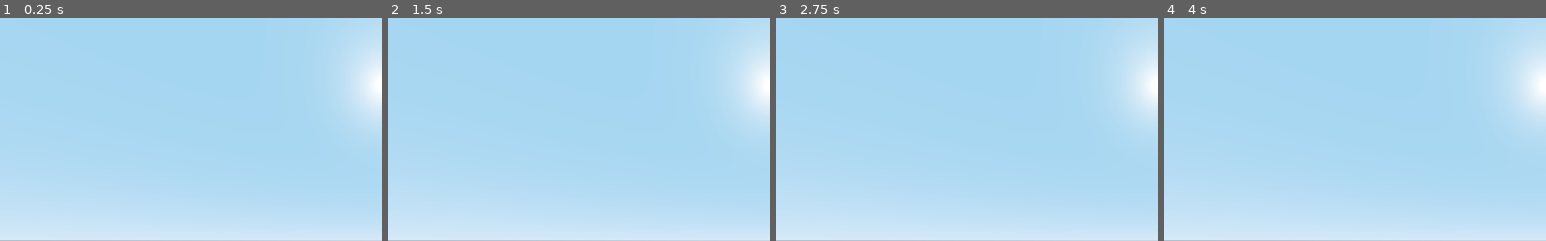
Above: before the commit, frames 1-4 (left to right).
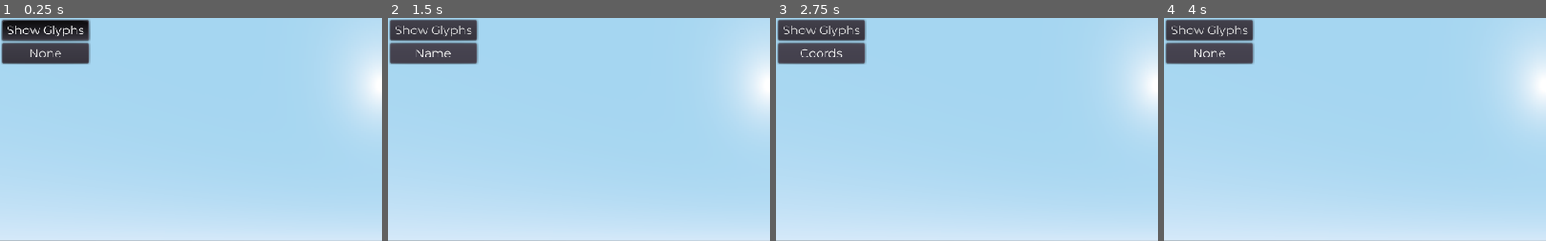
Above: after the commit, the same moments.

Repository: GentlemadScientist/se_glyphs
Game: Godot game, scene res://main.tscn
Two runs of this game, one before a commit and one after it. Both use one fixed random seed, a clock stepped at 60 frames per second and the inputs below.
Inputs (mouse positions are % of the whole screen's width and height, from its top left):
- Up to frame 1 (0.25 s): no input
- Up to frame 2 (1.5 s): click (6, 3) at 0.5 s, where only the run after the commit has a clickable "Show Glyphs"; click (6, 8) at 1.25 s, where only the run after the commit has a clickable "None"
- Up to frame 3 (2.75 s): click (6, 8) at 2 s, where only the run after the commit has a clickable "Name"
- Up to frame 4 (4 s): click (6, 8) at 2.75 s, where only the run after the commit has a clickable "Coords"; click (6, 8) at 3.5 s, where only the run after the commit has a clickable "Codename"
The pictures show only the part of the screen within x 0-50%, y 0-50%; the shares and areas given below are measured in that part.

The runs differ from the first frame. In frame 1, 4.8% of the frame differs, in the area x 0-24%, y 0-21%; in frame 2, 4.8%; in frame 3, 4.8%; in frame 4, 4.8%.

Commit message:
Display features

Diff:
--- a/Camera.gd
+++ b/Camera.gd
@@ -11,7 +11,7 @@
 var _velocity = Vector3(0.0, 0.0, 0.0)
 var _acceleration = 30
 var _deceleration = -10
-var _vel_multiplier = 4
+var _vel_multiplier = 20
 
 # Keyboard state
 var _w = false
@@ -32,9 +32,9 @@
 			BUTTON_RIGHT: # Only allows rotation if right click down
 				Input.set_mouse_mode(Input.MOUSE_MODE_CAPTURED if event.pressed else Input.MOUSE_MODE_VISIBLE)
 			BUTTON_WHEEL_UP: # Increases max velocity
-				_vel_multiplier = clamp(_vel_multiplier * 1.1, 0.2, 20)
+				_vel_multiplier = clamp(_vel_multiplier * 1.1, 1, 40)
 			BUTTON_WHEEL_DOWN: # Decereases max velocity
-				_vel_multiplier = clamp(_vel_multiplier / 1.1, 0.2, 20)
+				_vel_multiplier = clamp(_vel_multiplier / 1.1, 1, 40)
 
 	# Receives key input
 	if event is InputEventKey:
--- /dev/null
+++ b/assets/default_theme.tres
@@ -0,0 +1,9 @@
+[gd_resource type="Theme" load_steps=3 format=2]
+
+[ext_resource path="res://assets/fonts/Montserrat-Regular.ttf" type="DynamicFontData" id=1]
+
+[sub_resource type="DynamicFont" id=1]
+font_data = ExtResource( 1 )
+
+[resource]
+default_font = SubResource( 1 )
--- a/global.gd
+++ b/global.gd
@@ -1,8 +1,18 @@
 extends Node
 
-var scale_multiplier = 0.3
+var scale_multiplier = 10
 var selected_material = init_selected_material()
 var selected_material_link = init_selected_material_link()
+var font = init_default_dynamic_font()
+
+var display_button_states = ["None", "Name", "Coords", "Codename"]
+var display_button_current_state = 0
+
+func get_next_state(el, array: Array):
+	if el >= array.size() - 1:
+		return 0
+	else:
+		return el + 1
 
 func init_selected_material():
 	var mat = SpatialMaterial.new()
@@ -14,6 +24,16 @@
 	mat.albedo_color = Color(0.4, 0.6, 1, 1.0)
 	return mat
 
+func init_default_dynamic_font():
+	var _font = DynamicFont.new()
+	var font_data = DynamicFontData.new()
+	font_data.font_path = "res://assets/fonts/Montserrat-Regular.ttf"
+	font_data.antialiased = true
+	_font.font_data = font_data;
+
+	_font.use_filter = true
+	return _font
+
 func settings():
 	return {
 		"selected_color": "a"
--- a/glyph_image.gd
+++ b/glyph_image.gd
@@ -1,11 +1,12 @@
 extends Sprite3D
 
 func _process(delta):
-	var dir = Vector3() # Relative position of the sprite related to the sphere
-	var cam_basis = get_viewport().get_camera().get_global_transform().basis
+	if self.visible:
+		var dir = Vector3() # Relative position of the sprite related to the sphere
+		var cam_basis = get_viewport().get_camera().get_global_transform().basis
 
-	dir += cam_basis[0] # One to the right
-	dir += cam_basis[1] # One to the top
-	#dir += cam_basis[2] # One to the top
-	dir = dir.normalized() * $"/root/Global".scale_multiplier
-	self.transform.origin = dir
+		dir += cam_basis[0] # One to the right
+		dir += cam_basis[1] # One to the top
+		dir += cam_basis[2] # One towards the camera
+		dir = dir.normalized() * $"/root/Global".scale_multiplier / 4
+		self.transform.origin = dir
--- /dev/null
+++ b/glyph_label.gd
@@ -0,0 +1,10 @@
+extends Label3D
+
+func _process(delta):
+	if self.visible:
+		var cam_basis = get_viewport().get_camera().get_global_transform().basis
+
+		var dir = get_viewport().get_camera().get_global_transform().origin - get_parent().transform.origin
+		dir = dir.normalized() * $"/root/Global".scale_multiplier / 4
+
+		self.transform.origin = dir
--- /dev/null
+++ b/gui_button_display.gd
@@ -0,0 +1,8 @@
+extends Button
+
+func _ready():
+	connect("button_down", get_node("/root/Main/symbol_3d_space"), "_on_display_button_pressed", [self])
+	self.text = $"/root/Global".display_button_states[$"/root/Global".display_button_current_state]
+
+func _pressed():
+	self.text = $"/root/Global".display_button_states[$"/root/Global".display_button_current_state]
--- /dev/null
+++ b/gui_glyphs_button.gd
@@ -0,0 +1,4 @@
+extends Button
+
+func _ready():
+	connect("toggled", get_node("/root/Main/symbol_3d_space"), "_on_glyphs_button_pressed")
--- a/main.gd
+++ b/main.gd
@@ -11,6 +11,7 @@
 		load_data(body.get_string_from_utf8())
 
 func load_data(content):
+	unload_data()
 	if content.length() == 0:
 		return
 	var json = JSON.parse(content)
@@ -19,49 +20,76 @@
 	var glyph_script = preload("res://glyph_image.gd")
 	var glyph_area_script = preload("res://glyph_area.gd")
 	var collision_shape_script = preload("res://collision_shape.gd")
+	var label_script = preload("res://glyph_label.gd")
 
-	var vec_scale = Vector3($"/root/Global".scale_multiplier, $"/root/Global".scale_multiplier, $"/root/Global".scale_multiplier)
+	var vec_scale = $"/root/Global".scale_multiplier / 3 * Vector3(1,1,1)
 
 	for key in json.result:
 		var data = json.result[key]
+		var nodes = {}; # A reference to all new nodes, to be able to delete them
 
 		if data.coord.x == 0 && data.coord.y == 0 && data.coord.z == 0 && data.se_code != 64:
+			data.nodes = {}
 			glyphs[key] = data
 			continue # Undefined coords, still add to the db but do not display
 
 		# Generate an instance of symbol with all data
 		var symbol = Position3D.new()
-		symbol.transform.origin = Vector3(data.coord.x, data.coord.y, data.coord.z)
+		nodes.symbol = symbol
+		symbol.transform.origin = $"/root/Global".scale_multiplier * Vector3(data.coord.x, data.coord.y, data.coord.z)
 
 		var glyph_image = Sprite3D.new()
+		nodes.glyph_image = glyph_image
 		var texture = load(str("res://assets/glyph-a-",data.se_code,".png"))
 		glyph_image.texture = texture
 		glyph_image.billboard = SpatialMaterial.BILLBOARD_ENABLED
 		glyph_image.set_script(glyph_script)
 		glyph_image.scale = vec_scale
-
 		symbol.add_child(glyph_image)
 
+		var glyph_label = Label3D.new()
+		nodes.glyph_label = glyph_label
+		glyph_label.font = $"/root/Global".font
+		glyph_label.font.size = 3 * $"/root/Global".scale_multiplier
+
+		#glyph_label.text = str(data.coord.x,"\n",data.coord.y,"\n",data.coord.z) # Set dynamically
+		glyph_label.billboard = SpatialMaterial.BILLBOARD_ENABLED
+		glyph_label.modulate = Color(0, 0, 0, 1)
+		glyph_label.set_script(label_script)
+		symbol.add_child(glyph_label)
+
 		var area = Area.new()
+		nodes.area = area
 		area.set_script(glyph_area_script)
 
 		var sphere = MeshInstance.new()
+		nodes.sphere = sphere
 		sphere.mesh = SphereMesh.new()
+		nodes.sphere_mesh = sphere.mesh
 		sphere.scale = vec_scale / 2
 		area.add_child(sphere)
-		data.sphere = sphere
 
 		area.connect("input_event", self, "_on_glyph_area_input_event", [key, sphere])
 
 		var collision = CollisionShape.new()
+		nodes.collision = collision
 		var sphereShape = SphereShape.new()
+		nodes.collision_sphereShape = sphereShape
 		collision.shape = sphereShape
 		collision.scale = vec_scale / 2
 		collision.set_script(collision_shape_script)
 		area.add_child(collision)
 		symbol.add_child(area)
 		add_child(symbol)
+		data.nodes = nodes
 		glyphs[key] = data
+
+func unload_data():
+	# Delete all instances
+	for key in glyphs:
+		if "nodes" in glyphs[key]:
+			glyphs[key].nodes.symbol.queue_free()
+	glyphs = {}
 
 func draw_grid():
 	pass
@@ -90,8 +118,8 @@
 	# This is (for some reason) called before children's input_event. So we want to reset the state here, and handle special case inside input_event
 	if event is InputEventMouseButton and event.pressed and event.button_index == BUTTON_LEFT:
 		for key in glyphs:
-			if "sphere" in glyphs[key]:
-				glyphs[key].sphere.material_override = null
+			if "nodes" in glyphs[key] && "sphere" in glyphs[key].nodes:
+				glyphs[key].nodes.sphere.material_override = null
 
 func _on_glyph_area_input_event(camera, event, position, normal, shape_idx, glyph_key:String, sphere: MeshInstance):
 	if event is InputEventMouseButton and event.pressed and event.button_index == BUTTON_LEFT:
@@ -101,7 +129,28 @@
 		if glyphs[glyph_key].links.length() > 0:
 			for link_key in glyphs[glyph_key].links.split(","):
 				if link_key.length() > 0 && link_key != "?":
-					if "sphere" in glyphs[link_key]:
-						glyphs[link_key].sphere.material_override = $"/root/Global".selected_material_link
+					if "nodes" in glyphs[link_key] && "sphere" in glyphs[link_key].nodes:
+						glyphs[link_key].nodes.sphere.material_override = $"/root/Global".selected_material_link
 
 	pass # Replace with function body.
+
+
+func _on_glyphs_button_pressed(button_pressed):
+	for key in glyphs:
+		if "glyph_image" in glyphs[key].nodes:
+			glyphs[key].nodes.glyph_image.visible = button_pressed;
+	pass # Replace with function body.
+
+func _on_display_button_pressed(button: Button):
+	$"/root/Global".display_button_current_state = $"/root/Global".get_next_state($"/root/Global".display_button_current_state, $"/root/Global".display_button_states)
+	var next_state = $"/root/Global".get_next_state($"/root/Global".display_button_current_state, $"/root/Global".display_button_states)
+	for key in glyphs:
+		if "glyph_label" in glyphs[key].nodes:
+			if $"/root/Global".display_button_current_state == 0: # None
+				glyphs[key].nodes.glyph_label.text = ""
+			elif $"/root/Global".display_button_current_state == 1: # Name
+				glyphs[key].nodes.glyph_label.text = glyphs[key].cartouche
+			elif $"/root/Global".display_button_current_state == 2: # Coords
+				glyphs[key].nodes.glyph_label.text = str(glyphs[key].coord.x, "\n", glyphs[key].coord.y, "\n", glyphs[key].coord.z)
+			elif $"/root/Global".display_button_current_state == 3: # Codename
+				glyphs[key].nodes.glyph_label.text = glyphs[key].codename
--- a/main.tscn
+++ b/main.tscn
@@ -6,16 +6,71 @@
 [ext_resource path="res://glyph_image.gd" type="Script" id=4]
 [ext_resource path="res://glyph_area.gd" type="Script" id=5]
 [ext_resource path="res://collision_shape.gd" type="Script" id=6]
+[ext_resource path="res://glyph_label.gd" type="Script" id=7]
+[ext_resource path="res://assets/default_theme.tres" type="Theme" id=8]
+[ext_resource path="res://gui_glyphs_button.gd" type="Script" id=9]
+[ext_resource path="res://gui_button_display.gd" type="Script" id=10]
 
 [sub_resource type="SphereMesh" id=8]
 
 [sub_resource type="SphereShape" id=7]
+
+[sub_resource type="DynamicFontData" id=9]
+font_path = "res://assets/fonts/Montserrat-Regular.ttf"
+
+[sub_resource type="DynamicFont" id=10]
+size = 103
+use_filter = true
+font_data = SubResource( 9 )
 
 [sub_resource type="SpatialMaterial" id=2]
 
 [sub_resource type="ShaderMaterial" id=3]
 
 [node name="Main" type="Node"]
+
+[node name="GUI" type="MarginContainer" parent="."]
+anchor_left = 0.053
+anchor_right = 0.079
+anchor_bottom = 0.105
+margin_left = -51.272
+margin_top = 3.0
+margin_right = 38.104
+margin_bottom = 43.0
+theme = ExtResource( 8 )
+
+[node name="Background" type="NinePatchRect" parent="GUI"]
+margin_right = 116.0
+margin_bottom = 103.0
+
+[node name="sections" type="VBoxContainer" parent="GUI"]
+margin_right = 116.0
+margin_bottom = 103.0
+
+[node name="glyphs" type="MarginContainer" parent="GUI/sections"]
+margin_right = 116.0
+margin_bottom = 27.0
+
+[node name="Button" type="Button" parent="GUI/sections/glyphs"]
+margin_right = 116.0
+margin_bottom = 27.0
+focus_mode = 0
+toggle_mode = true
+pressed = true
+text = "Show Glyphs"
+script = ExtResource( 9 )
+
+[node name="display" type="MarginContainer" parent="GUI/sections"]
+margin_top = 31.0
+margin_right = 116.0
+margin_bottom = 58.0
+
+[node name="Button" type="Button" parent="GUI/sections/display"]
+margin_right = 116.0
+margin_bottom = 27.0
+focus_mode = 0
+text = "Show Glyphs"
+script = ExtResource( 10 )
 
 [node name="symbol_3d_space" type="Spatial" parent="."]
 script = ExtResource( 1 )
@@ -24,15 +79,16 @@
 timeout = 10.0
 
 [node name="symbol" type="Position3D" parent="symbol_3d_space"]
-visible = false
 
 [node name="glyph_image" type="Sprite3D" parent="symbol_3d_space/symbol"]
 transform = Transform( 1, 0, 0, 0, 1, 0, 0, 0, 1, 1, 1, 1 )
+visible = false
 billboard = 1
 texture = ExtResource( 2 )
 script = ExtResource( 4 )
 
 [node name="glyph_area" type="Area" parent="symbol_3d_space/symbol"]
+visible = false
 script = ExtResource( 5 )
 
 [node name="MeshInstance" type="MeshInstance" parent="symbol_3d_space/symbol/glyph_area"]
@@ -45,8 +101,21 @@
 shape = SubResource( 7 )
 script = ExtResource( 6 )
 
+[node name="Label3D" type="Label3D" parent="symbol_3d_space/symbol"]
+transform = Transform( 1, 0, 0, 0, 1, 0, 0, 0, 1, -1, 1, 1 )
+visible = false
+billboard = 1
+no_depth_test = true
+modulate = Color( 0, 0, 0, 1 )
+text = "ABCD"
+font = SubResource( 10 )
+script = ExtResource( 7 )
+__meta__ = {
+"_editor_description_": ""
+}
+
 [node name="Camera" type="Camera" parent="."]
-transform = Transform( 1, 0, 0, 0, 1, 0, 0, 0, 1, 0, 0, 4.88238 )
+transform = Transform( 1, 0, 0, 0, 1, 0, 0, 0, 1, 0, 0, 30.8824 )
 fov = 90.0
 script = ExtResource( 3 )
 
@@ -55,5 +124,3 @@
 visible = false
 material_override = SubResource( 2 )
 material_overlay = SubResource( 3 )
-
-[connection signal="input_event" from="symbol_3d_space/symbol/glyph_area" to="symbol_3d_space" method="_on_glyph_area_input_event"]
--- a/project.godot
+++ b/project.godot
@@ -19,6 +19,10 @@
 Draw3d="*res://Draw3D.gd"
 Global="*res://global.gd"
 
+[global]
+
+theme=false
+
 [gui]
 
 common/drop_mouse_on_gui_input_disabled=true
Binary file added: assets/fonts/Montserrat-Regular.ttf
Not shown: 1 places in main.tscn that only renumber resources
